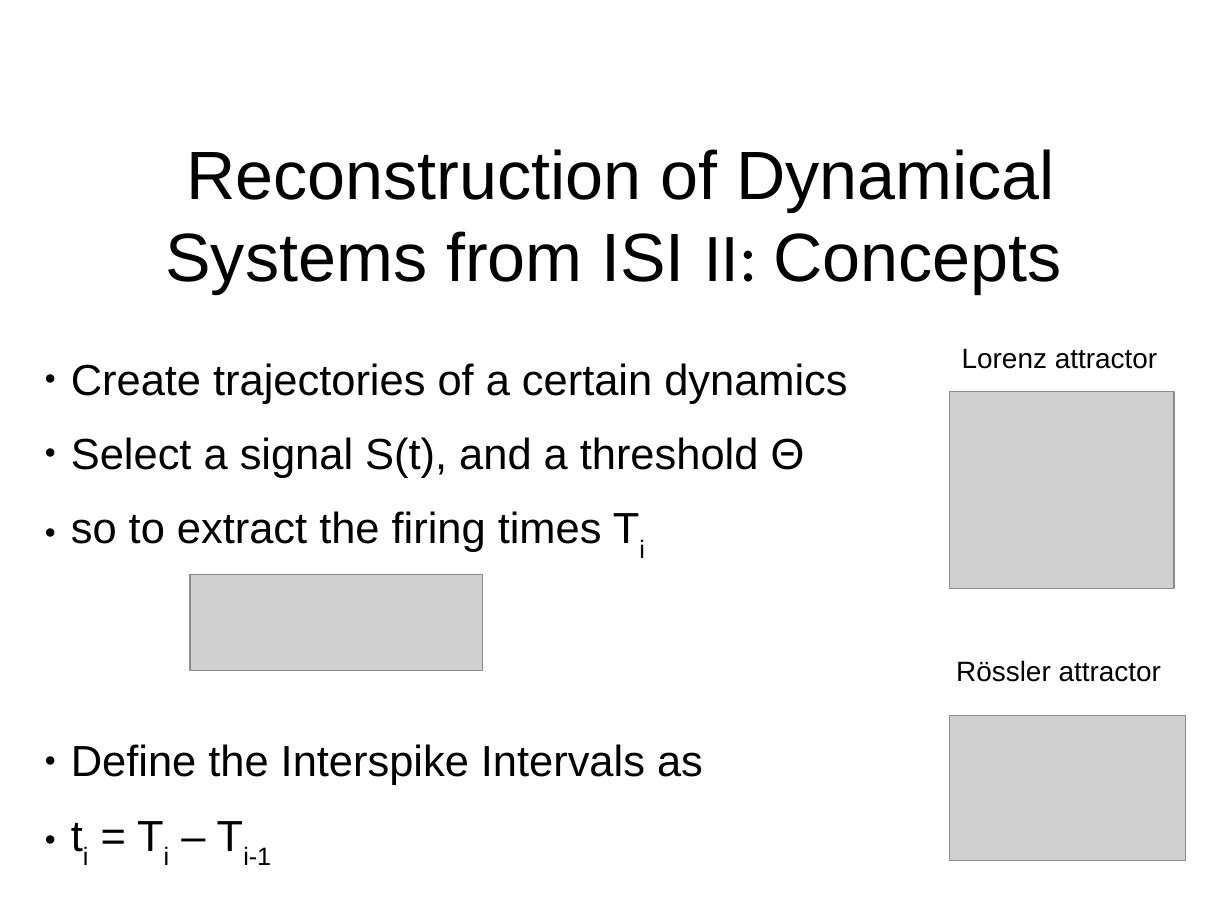
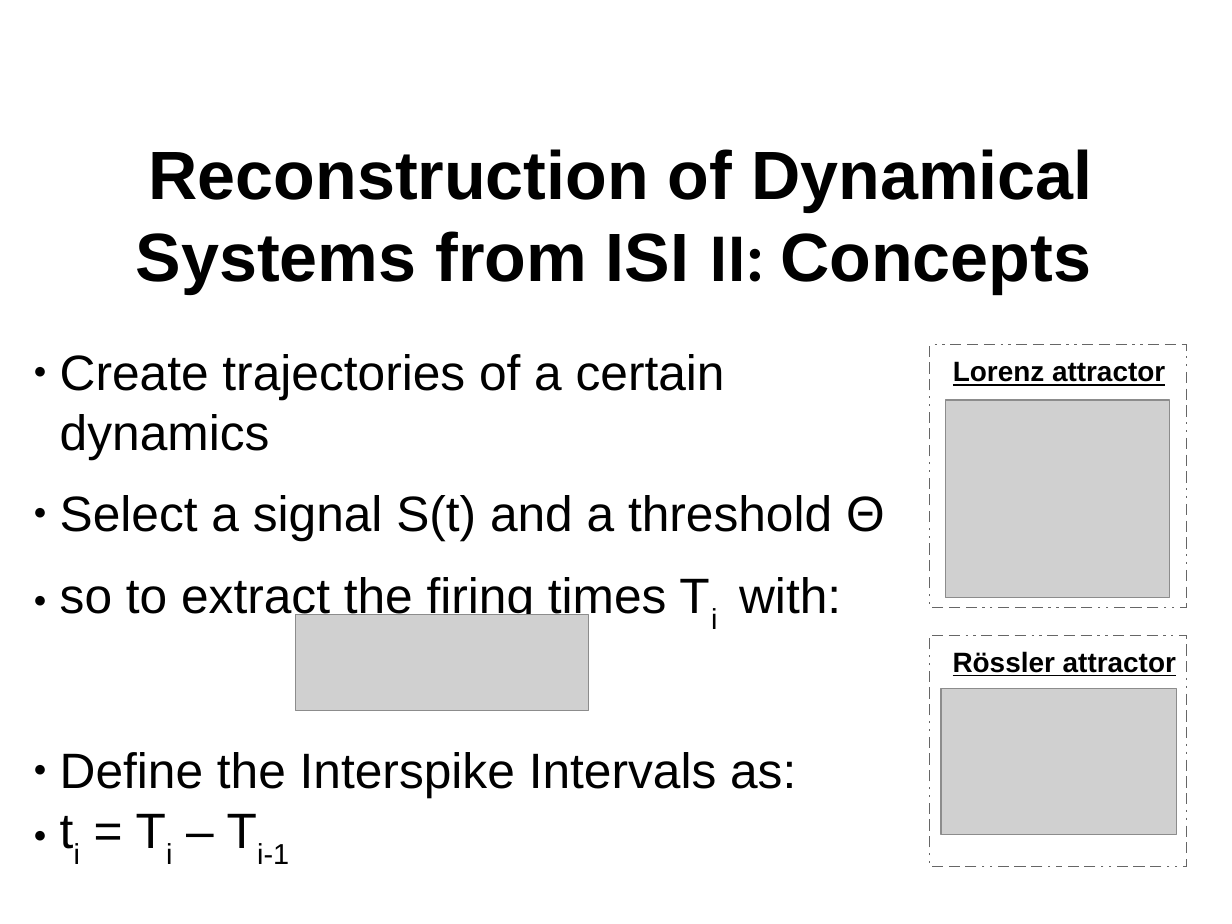
Before and after one commit to aarcascuerda/Reconstruction-of-dynamical-systems-from-ISIs, a slide deck: slide 6 of presentation/presentation.odp (slide 5 before the commit). Drawn at 1232x924 pixels with LibreOffice and Linux fonts; fonts in the diff are those of the drawing; grey boxes stand for pictures; background and template pictures are left out. Boxes give left, top, right and bottom in pixels: in the first picture for what was removed or moved away, otherwise in the second. Text is boxed around its words. In the diff, an @@ line names an element or a change of style, - is before the commit and + after.

```diff
--- a/presentation/presentation.odp
+++ b/presentation/presentation.odp
@@ title "Reconstruction of Dynamical Systems from ..." at (x1=136, y1=149, x2=1092, y2=294): bold on @@
@@ text "Create trajectories of a certain ..." moved from (x1=71, y1=363, x2=847, y2=865) to (x1=60, y1=354, x2=885, y2=864) @@
@@ text at (x1=60, y1=354, x2=725, y2=864): size 28 to 32 pt in "Create trajectories of a certain dynamics", "ti = Ti – Ti-1"; less space between paragraphs @@
@@ rectangle added at (x1=930, y1=344, x2=1187, y2=607), outline #666666 0.79 pt @@
@@ text "Lorenz attractor" moved from (x1=962, y1=348, x2=1157, y2=369) to (x1=953, y1=361, x2=1165, y2=386) @@
@@ text "Lorenz attractor" at (x1=953, y1=361, x2=1165, y2=386): bold on, underline on @@
@@ picture moved from (x1=950, y1=391, x2=1175, y2=589) to (x1=946, y1=400, x2=1171, y2=598) @@
@@ text at (x1=60, y1=495, x2=885, y2=798): text changed; size 28 to 32 pt @@
-● Select a signal S(t), and a threshold Θ
-● so to extract the firing times Ti
-● Define the Interspike Intervals as
+● Select a signal S(t) and a threshold Θ
+● so to extract the firing times Ti with:
+● Define the Interspike Intervals as:
@@ picture moved from (x1=190, y1=575, x2=483, y2=671) to (x1=295, y1=615, x2=588, y2=711) @@
@@ rectangle added at (x1=930, y1=635, x2=1187, y2=866), outline #666666 0.79 pt @@
@@ text "Rössler attractor" at (x1=953, y1=651, x2=1176, y2=676): bold on, underline on @@
@@ text "Rössler attractor" moved from (x1=956, y1=660, x2=1161, y2=682) to (x1=953, y1=651, x2=1176, y2=676) @@
@@ picture moved from (x1=950, y1=715, x2=1186, y2=861) to (x1=941, y1=689, x2=1177, y2=834) @@
```
Also in this commit, not shown: 5 other slides changed, 1 slide added, 1 slide removed, 2 other files.
